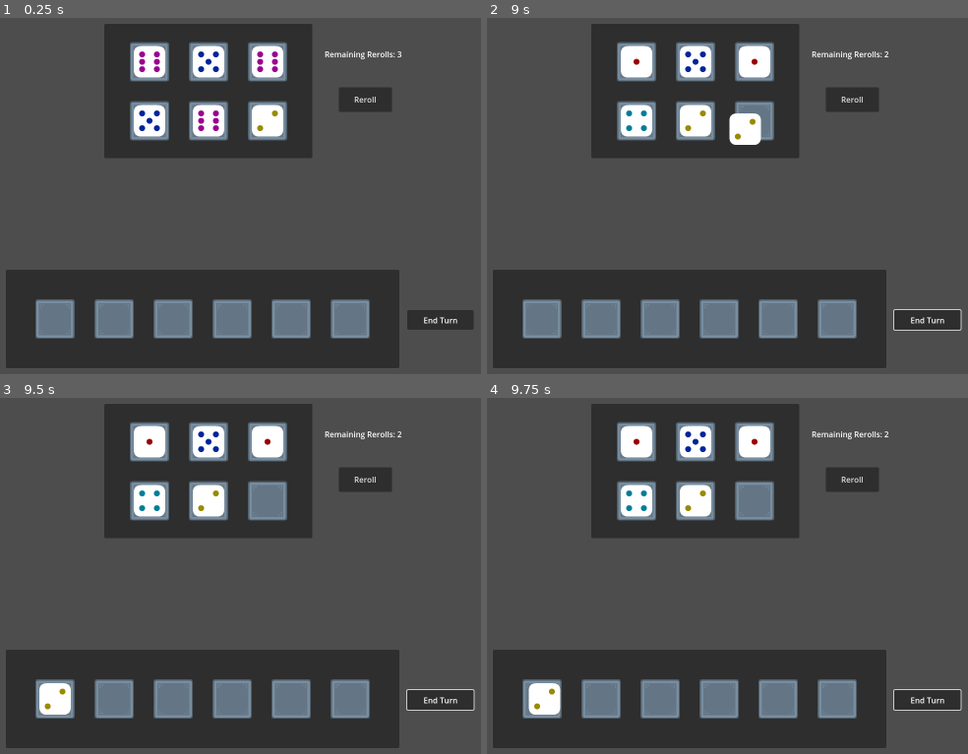
Above: before the commit, frames 1-4 (two rows, left to right).
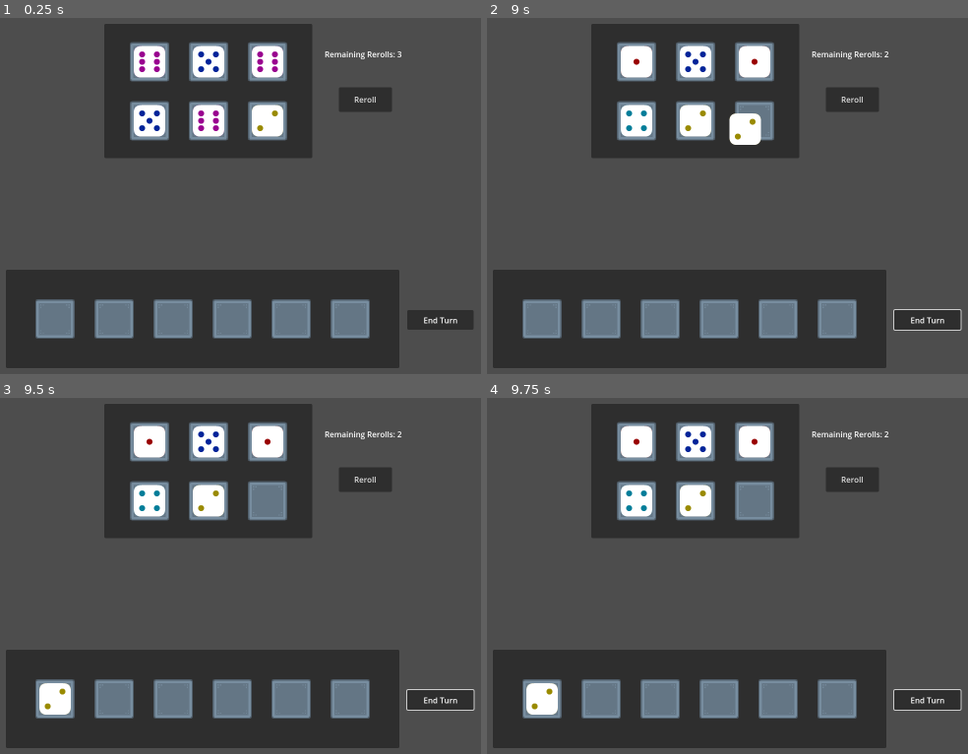
Above: after the commit, the same moments.

Repository: Greg-Rus/ChaosDice
Game: Godot game, scene res://scenes/main.tscn
Same seed, same stepped clock (60 frames per second), same inputs: the game is played once before the commit and once after it.
Inputs (mouse positions are in pixels of both pictures, inside the frame that each line leads up to):
- Up to frame 1 (0.25 s): no input
- Up to frame 2 (9 s): click "Reroll" at 0.5 s; click "End Turn" at 1.25 s; click "Reroll" at 2 s; click "End Turn" at 2.75 s; click "Reroll" at 3.5 s; click "End Turn" at 4.25 s; tap Enter at 5, 6.5, 8 s; move the mouse to (636, 60) at 5.02 s; click (636, 60) at 5.17 s; tap Space at 5.75, 7.25, 8.75 s; move the mouse to (693, 60) at 5.77 s; click (693, 60) at 5.92 s; move the mouse to (756, 60) at 6.52 s; click (756, 60) at 6.67 s; move the mouse to (636, 121) at 7.27 s; click (636, 121) at 7.42 s; move the mouse to (693, 121) at 8.02 s; click (693, 121) at 8.17 s; move the mouse to (756, 121) at 8.77 s; click (756, 121) at 8.92 s
- Up to frame 3 (9.5 s): no input
- Up to frame 4 (9.75 s): move the mouse to (539, 700) at 9.52 s; click (539, 700) at 9.67 s

Frames 1-3 are identical in both runs. In frame 4, 0.2% of the frame differs, in the area x 8-16%, y 80-89%.

Commit message:
Fixed locked dice being selectable

Diff:
--- a/scenes/die.gd
+++ b/scenes/die.gd
@@ -28,5 +28,4 @@
 	if event is InputEventMouseButton:
 		var mouseEvent = event as InputEventMouseButton
 		if mouseEvent.pressed == true:
-			print(str(number))
 			EventBus.die_clicked.emit(self)
--- a/scenes/lock_zone.gd
+++ b/scenes/lock_zone.gd
@@ -4,7 +4,7 @@
 var next_free_slot_index = 0
 
 func _ready():
-	EventBus.die_clicked.connect(on_die_clicked)
+	EventBus.free_die_selected.connect(on_free_died_selected)
 	EventBus.end_turn.connect(on_end_turn)
 
 func getSlotByIndex(index: int) -> Control:
@@ -18,7 +18,7 @@
 func _on_end_turn_button_pressed():
 	EventBus.end_turn.emit()
 
-func on_die_clicked(die:Die):
+func on_free_died_selected(die:Die):
 	die.reparent(get_next_free_slot())
 	var destination = Vector2(8, 8)
 	var tween = get_tree().create_tween()
--- a/scenes/main.gd
+++ b/scenes/main.gd
@@ -1,4 +1,5 @@
 extends Node2D
+class_name Main
 
 var free_dice = {}
 var locked_dice = {}
@@ -24,6 +25,13 @@
 		free_dice[i] = die
 
 func on_die_clicked(die : Die):
+	if free_dice.has(die.die_id):
+		lock_die(die)
+		EventBus.free_die_selected.emit(die)
+	else:
+		EventBus.locked_die_selected.emit(die)
+
+func lock_die(die : Die):
 	free_dice.erase(die.die_id)
 	locked_dice[die.die_id] = die
 
--- a/services/event_bus.gd
+++ b/services/event_bus.gd
@@ -3,4 +3,6 @@
 signal re_roll
 signal end_turn
 signal die_clicked(die)
+signal free_die_selected(die)
+signal locked_die_selected(die)
 signal on_remaining_re_rolls_changed(re_roll_count : int)
